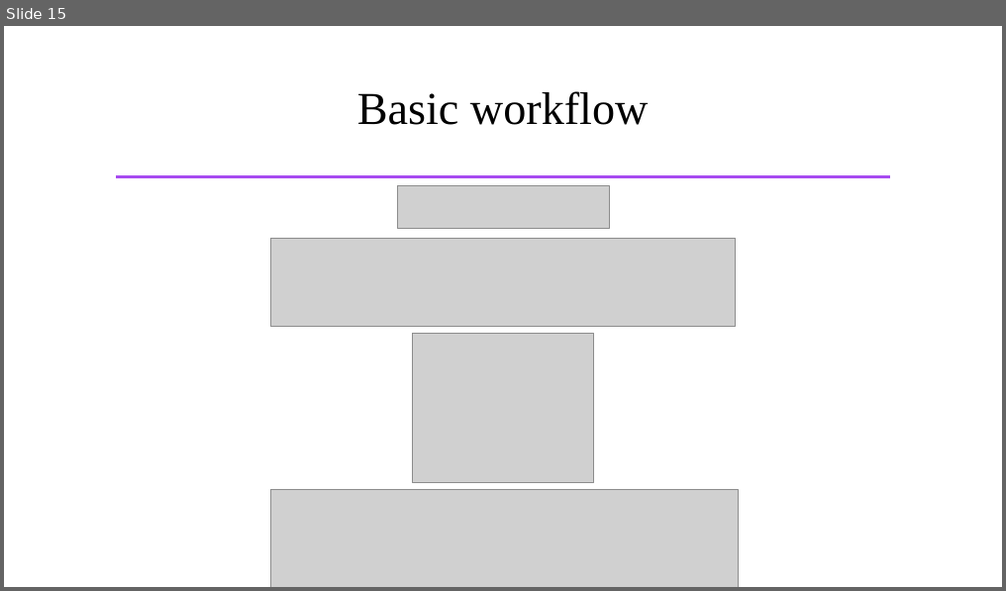
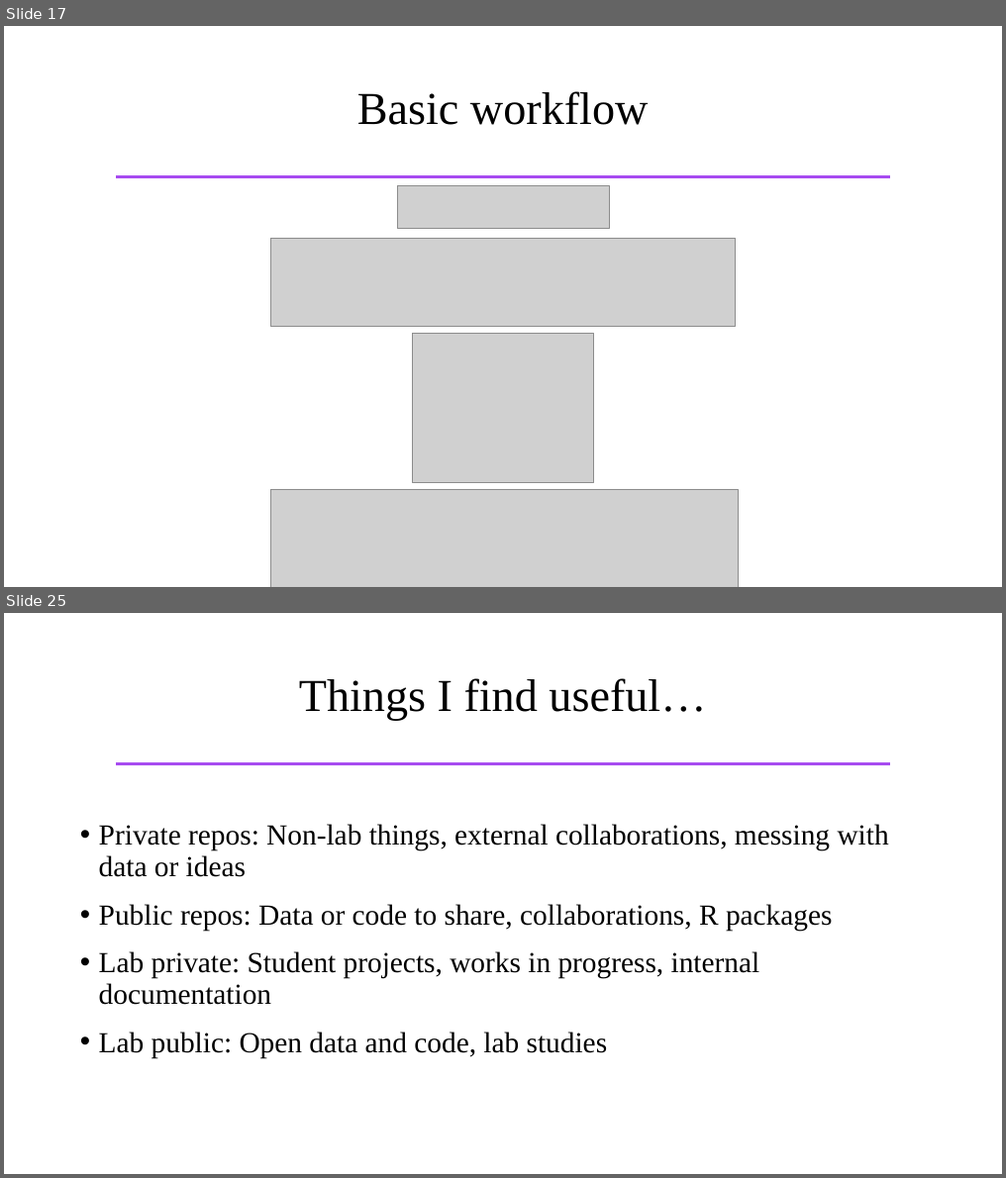
Before and after one commit to samhforbes/GitHub_Tools, a slide deck: GitHub_Tools.pptx. Shown one above the other, each under a label of ours: slide 15 before the commit, slides 17 and 25 after it; the slides between them are not shown. The pictures are 1006x591 and 1006x1178 pixels, drawn with LibreOffice and Linux fonts; fonts in the diff are those of the drawing; grey boxes stand for pictures. Boxes give left, top, right and bottom in pixels: in the first picture for what was removed or moved away, otherwise in the second. Text is boxed around its words. In the diff, an @@ line names an element or a change of style, - is before the commit and + after.

```diff
--- a/GitHub_Tools.pptx
+++ b/GitHub_Tools.pptx
@@ slide 25 added at [4, 613, 1002, 1174], background #FFFFFF; not listed: 1 template element that a slide beside it also shows @@
@@ title added at [299, 678, 706, 721], 44 pt, text #000000 @@
+Things I find useful…
@@ text added at [99, 824, 889, 1059], 28 pt, text #000000 @@
+• Private repos: Non-lab things, external collaborations, messing with data or ideas
+• Public repos: Data or code to share, collaborations, R packages
+• Lab private: Student projects, works in progress, internal documentation
+• Lab public: Open data and code, lab studies
@@ what was slide 15 is now slide 17 @@
```
Also in this commit, not shown: 1 slide changed, 12 other slides added.
